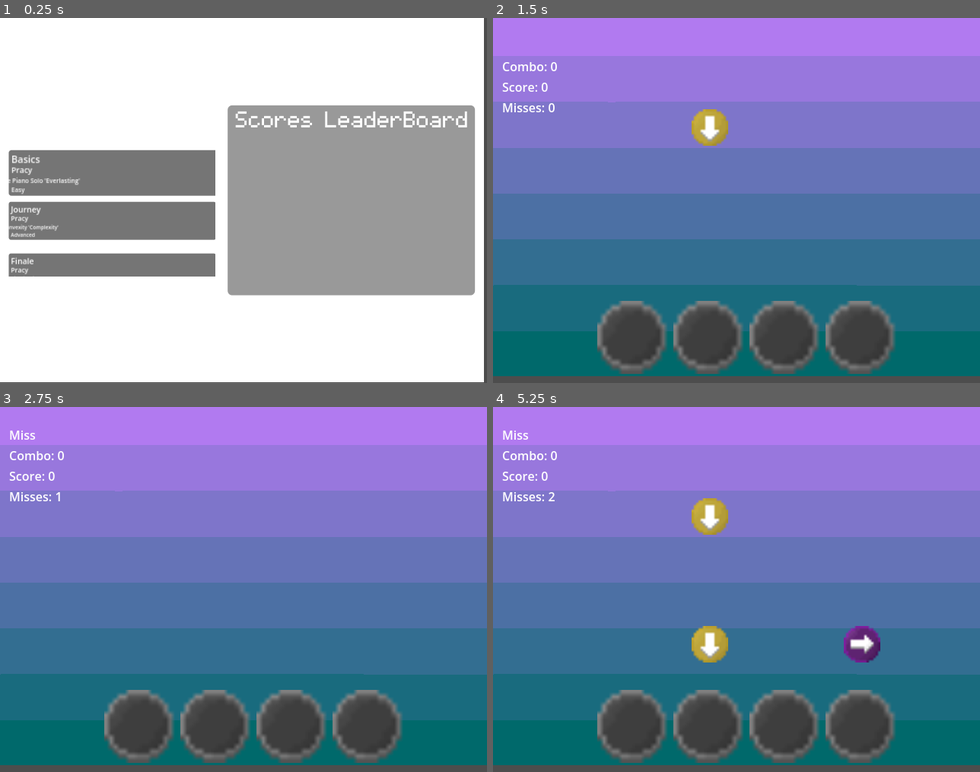
Above: before the commit, frames 1-4 (two rows, left to right).
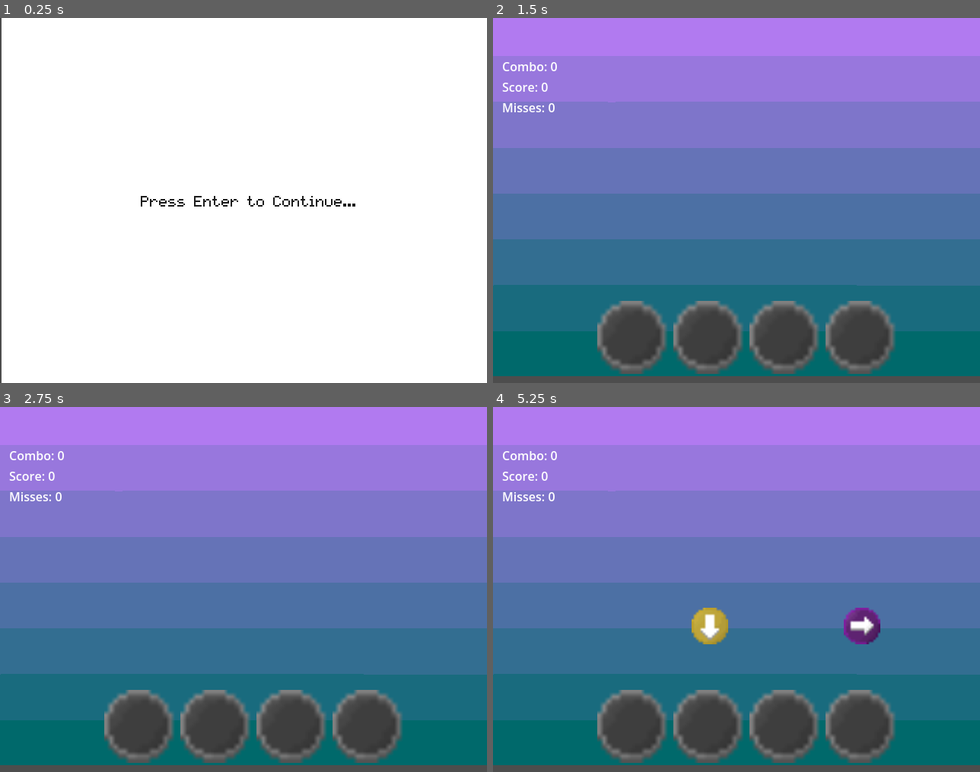
Above: after the commit, the same moments.

Repository: AngeliteApril/Haven-Rhythm-Game
Game: Godot game, scene res://scenes/play.tscn
Two runs of this game, one before a commit and one after it. Both use one fixed random seed, a clock stepped at 60 frames per second and the inputs below. Before the commit the project starts from res://scenes/mainmenu.tscn.
Inputs:
- Up to frame 1 (0.25 s): no input
- Up to frame 2 (1.5 s): tap Enter (ui_enter) at 0.5, 1.35 s; hold Right (ui_right) 0.53-1.28 s; hold Enter (ui_enter) 0.53-1.28 s; tap Space at 1.25 s; hold W (ui_test_down) from 1.28 s (still down)
- Up to frame 3 (2.75 s): release W (ui_test_down) at 2.03 s; hold Right (ui_right) from 2.03 s (still down); hold Enter (ui_enter) from 2.03 s (still down)
- Up to frame 4 (5.25 s): release Right (ui_right) at 2.78 s; release Enter (ui_enter) at 2.78 s; hold Q (ui_test_up) 2.78-3.53 s; tap Enter (ui_enter) at 2.85, 4.35 s; hold Enter (ui_enter) 3.53-4.28 s; hold Left (ui_left) 3.53-5.03 s; tap Space at 4.25 s; hold W (ui_test_down) from 5.03 s (still down); hold Enter (ui_enter) from 5.03 s (still down)

The runs differ from the first frame. In frame 1, 40% of the frame differs, in the area x 0-100%, y 0-100%; in frame 2, 0.6%; in frame 3, 0.1%; in frame 4, 2.6%.

Commit message:
WERE DONE GUHAKFHILAFUKAGFUIAHFJKA
HJFGUKALA

Diff:
--- a/project.godot
+++ b/project.godot
@@ -11,7 +11,7 @@
 [application]
 
 config/name="Rythem Game Practice"
-run/main_scene="uid://coqshv52hgvmo"
+run/main_scene="uid://b7n12rno6bf58"
 config/features=PackedStringArray("4.7", "Forward Plus")
 config/icon="res://icon.svg"
 
--- a/scenes/GameHandler1.gd
+++ b/scenes/GameHandler1.gd
@@ -53,11 +53,7 @@
 	elif event.is_action_released("ui_right"):
 		right = false
 
-	if event.is_action_pressed("ui_test_up"):
-		arrow_generator_up.make_arrow()
 
-	if event.is_action_pressed("ui_test_down"):
-		arrow_generator.make_arrow()
 
 
 func _process(_delta: float) -> void:
--- a/scenes/GameHandler2.gd
+++ b/scenes/GameHandler2.gd
@@ -53,11 +53,7 @@
 	elif event.is_action_released("ui_right"):
 		right = false
 
-	if event.is_action_pressed("ui_test_up"):
-		arrow_generator_up.make_arrow()
 
-	if event.is_action_pressed("ui_test_down"):
-		arrow_generator.make_arrow()
 
 
 func _process(_delta: float) -> void:
@@ -90,8 +86,8 @@
 func _onGameEnd(anim_name: StringName) -> void:
 	if anim_name == "song 1":
 		var score = playerScoreAcess._returnscores()
-		var scores = DataHandler.get_data("scores")
-		scores.append(score)
+		var scores = [DataHandler.get_data("scores")]
+		scores.append(str(score))
 		DataHandler.set_data("scores", scores)
 		DataHandler.save()
 		get_tree().change_scene_to_file("res://scenes/endscreen.tscn")
--- a/scenes/GameHandler3.gd
+++ b/scenes/GameHandler3.gd
@@ -53,11 +53,7 @@
 	elif event.is_action_released("ui_right"):
 		right = false
 
-	if event.is_action_pressed("ui_test_up"):
-		arrow_generator_up.make_arrow()
 
-	if event.is_action_pressed("ui_test_down"):
-		arrow_generator.make_arrow()
 
 
 func _process(_delta: float) -> void:
--- a/scenes/RandomMessage.gd
+++ b/scenes/RandomMessage.gd
@@ -1,11 +1,11 @@
 extends Label
 
 var messages = [
-	"You gotta Get Back Up!",
-	"Bounce right back knuckle head",
-	"Cmon man we gotta get goin",
-	"Dude whats wrong man lets get back into it",
-	"Its fine u failed but we can do this",
+	"You gotta BOUNCE BACK!",
+	"BOUNCE BACK knuckle head",
+	"Cmon man we gotta BOUNCE BACK",
+	"Whats wrong? We need to BOUNCE BACK",
+	"Its fine, you just have to BOUNCE BACK",
 ]
 
 func _ready() -> void:
--- a/scenes/ScoreBoardHandler.gd
+++ b/scenes/ScoreBoardHandler.gd
@@ -8,7 +8,9 @@
 
 
 func create_scoreboard() -> void:
-	var scores: Array = DataHandler.get_data("scores").duplicate()
+	var scores: Array = [DataHandler.get_data("scores")]
+
+
 
 
 	scores.sort()
@@ -20,11 +22,13 @@
 		child.queue_free()
 
 
-	for i in range(scores.size()):
-		var score_clone = score_template.duplicate()
+	for table in scores:
+		for i in range(table.size()):
+			var score_clone = score_template.duplicate()
+			scores_container.add_child(score_clone)
+			score_clone.visible = true
+			score_clone.get_node("Number").text = "#" + str(i + 1)
+			score_clone.get_node("Score").text = str(int(table[i]))
 
-		scores_container.add_child(score_clone)
-		score_clone.visible = true
 
-		score_clone.get_node("Number").text = "#" + str(i + 1)
-		score_clone.get_node("Score").text = str(int(scores[i]))
+#
--- a/scenes/mainmenu.tscn
+++ b/scenes/mainmenu.tscn
@@ -1,13 +1,12 @@
 [gd_scene format=3 uid="uid://coqshv52hgvmo"]
 
 [ext_resource type="Texture2D" uid="uid://o6l7oo5356n4" path="res://textures/placeholder.png" id="1_5mbse"]
+[ext_resource type="Texture2D" uid="uid://csc6hu61ih7wi" path="res://Songs/4f8270a8-6c00-45c3-bb27-b36792516a9b.webp" id="2_dfy5j"]
 [ext_resource type="Script" uid="uid://bsx3dtjllw13j" path="res://scripts/ScrollFocus.gd" id="2_natt5"]
+[ext_resource type="Texture2D" uid="uid://cpwimvlbeynil" path="res://assets/leaderboard.png" id="3_7yvfd"]
 [ext_resource type="Script" uid="uid://2ycemphdfkss" path="res://scripts/ScrollDetection.gd" id="3_r3g3c"]
 [ext_resource type="Script" uid="uid://dof8u02xs137p" path="res://scenes/ScoreBoardHandler.gd" id="3_s5g8n"]
 [ext_resource type="FontFile" uid="uid://bsgeeyaidclxl" path="res://assets/pixelmix.ttf" id="4_7yvfd"]
-
-[sub_resource type="StyleBoxFlat" id="StyleBoxFlat_ucufk"]
-bg_color = Color(11.708403, 11.708403, 11.708403, 1)
 
 [sub_resource type="StyleBoxEmpty" id="StyleBoxEmpty_7okha"]
 
@@ -22,12 +21,6 @@
 VScrollBar/styles/grabber_highlight = SubResource("StyleBoxEmpty_utqmc")
 VScrollBar/styles/grabber_pressed = SubResource("StyleBoxEmpty_q0srp")
 VScrollBar/styles/scroll = SubResource("StyleBoxEmpty_yfmgw")
-
-[sub_resource type="StyleBoxFlat" id="StyleBoxFlat_yosia"]
-corner_radius_top_left = 6
-corner_radius_top_right = 6
-corner_radius_bottom_right = 6
-corner_radius_bottom_left = 6
 
 [node name="SongsMenu" type="Control" unique_id=1072254015]
 layout_mode = 3
@@ -129,12 +122,13 @@
 size_flags_horizontal = 4
 texture = ExtResource("1_5mbse")
 
-[node name="SongsContainer" type="Panel" parent="." unique_id=328259742]
+[node name="SongsContainer" type="TextureRect" parent="." unique_id=653795747]
 layout_mode = 0
 offset_right = 665.0
 offset_bottom = 480.0
 scale = Vector2(0.95588857, 0.9989226)
-theme_override_styles/panel = SubResource("StyleBoxFlat_ucufk")
+texture = ExtResource("2_dfy5j")
+expand_mode = 2
 
 [node name="HBoxContainer" type="HBoxContainer" parent="SongsContainer" unique_id=311447170]
 layout_mode = 1
@@ -165,11 +159,11 @@
 size_flags_vertical = 3
 theme_override_constants/separation = 18
 
-[node name="ScoresBoard" type="Panel" parent="SongsContainer/HBoxContainer" unique_id=821322411]
+[node name="ScoresBoard" type="TextureRect" parent="SongsContainer/HBoxContainer" unique_id=1490754517]
 custom_minimum_size = Vector2(340, 250)
 layout_mode = 2
 size_flags_vertical = 4
-theme_override_styles/panel = SubResource("StyleBoxFlat_yosia")
+texture = ExtResource("3_7yvfd")
 
 [node name="ScrollContainer" type="ScrollContainer" parent="SongsContainer/HBoxContainer/ScoresBoard" unique_id=1135499101]
 layout_mode = 0
@@ -186,9 +180,9 @@
 [node name="LeaderBoardTitle" type="Label" parent="SongsContainer/HBoxContainer/ScoresBoard" unique_id=908973631]
 layout_mode = 0
 offset_left = 11.0
-offset_top = 5.0
+offset_top = 10.0
 offset_right = 351.0
-offset_bottom = 40.0
+offset_bottom = 45.0
 theme_override_fonts/font = ExtResource("4_7yvfd")
 theme_override_font_sizes/font_size = 24
 text = "Scores LeaderBoard"
@@ -208,3 +202,14 @@
 grow_horizontal = 2
 grow_vertical = 2
 script = ExtResource("3_r3g3c")
+
+[node name="Label" type="Label" parent="." unique_id=1821803078]
+layout_mode = 0
+offset_left = 14.0
+offset_top = 385.0
+offset_right = 633.0
+offset_bottom = 499.0
+theme_override_fonts/font = ExtResource("4_7yvfd")
+theme_override_font_sizes/font_size = 35
+text = "D  F  J  K
+(Or Arrow Keys)"
--- a/scripts/DataHandler.gd
+++ b/scripts/DataHandler.gd
@@ -1,6 +1,6 @@
 extends Node
 
-const DATA_FILE = "user://game-rhythmdata.json"
+const DATA_FILE = "user://gamedatamain.json"
 
 
 var playerdata = {
@@ -11,6 +11,8 @@
 	},
 	"firstsession": false
 }
+
+
 
 var songdata = {
 	"song1": {
--- a/scripts/ScrollFocus.gd
+++ b/scripts/ScrollFocus.gd
@@ -22,6 +22,21 @@
 
 		songSelectFrame.visible = true
 		songSelectFrame.name = str(song)
+
+		var style = StyleBoxFlat.new()
+
+		if song == "song1":
+			print("YES")
+			style.bg_color = Color(0.22, 0.662, 0.636, 1.0)
+
+		elif song == "song2":
+			style.bg_color = Color(0.914, 0.861, 0.0, 1.0)
+
+		elif song == "song3":
+			style.bg_color = Color(1.0, 0.149, 0.677, 1.0)
+
+		songSelectFrame.add_theme_stylebox_override("panel", style)
+
 
 		songSelectFrame.get_node("Difficulty").text = songdatatable.difficulty
 		songSelectFrame.get_node("SongTitle").text = songdatatable.songtitle
Empty file added: data/gamedatamain.json
Not shown: 1 places in scenes/endscreen.tscn that only renumber resources
